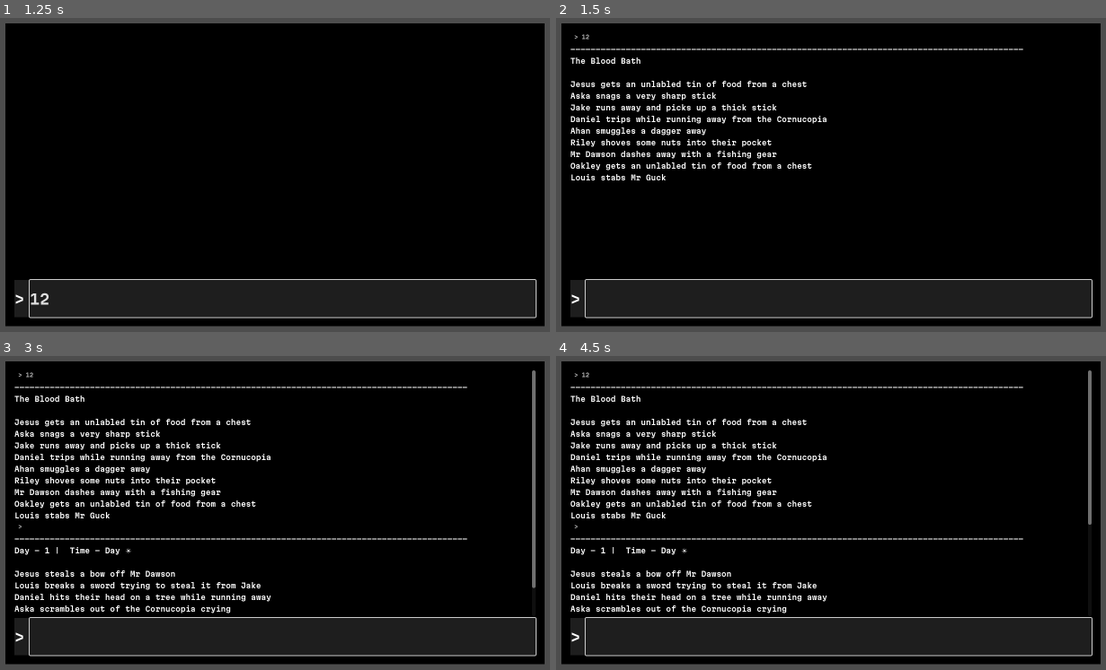
Above: before the commit, frames 1-4 (two rows, left to right).
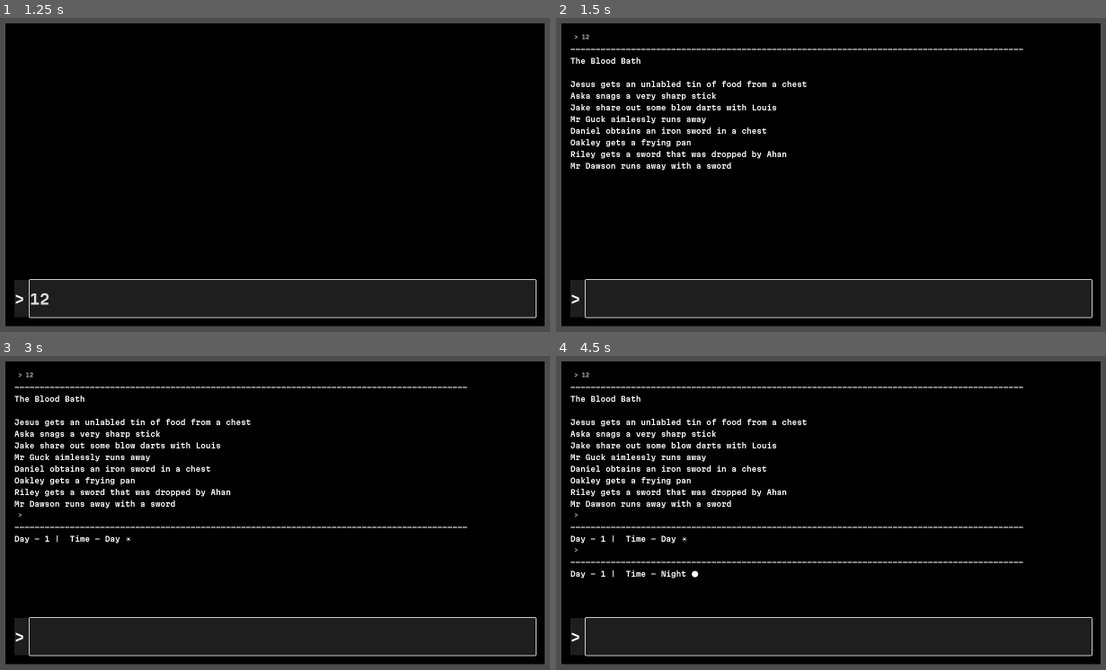
Above: after the commit, the same moments.

Repository: GelatinAndWater/Simulator
Game: Godot game, scene res://Scenes/Hunger_games.tscn
Two runs of this game, one before a commit and one after it. Both use one fixed random seed, a clock stepped at 60 frames per second and the inputs below.
Inputs (mouse positions are in pixels of both pictures, inside the frame that each line leads up to):
- Up to frame 1 (1.25 s): click (280, 297) at 0.52 s; type "12" at 0.6 s
- Up to frame 2 (1.5 s): tap Enter at 1.25 s
- Up to frame 3 (3 s): tap Space at 2 s; tap Enter at 2.75 s
- Up to frame 4 (4.5 s): tap Space at 3.5 s; tap Enter at 4.25 s

Frame 1 is identical in both runs. In frame 2, 2.6% of the frame differs, in the area x 2-50%, y 27-52%; in frame 3, 5.7%; in frame 4, 6.1%, in the area x 2-98%, y 4-82%.
Error after the commit: Invalid operands 'Nil' and 'int' in operator '<'. (res://Scenes/Hunger_games.gd:606)

Commit message:
Add files via upload

Diff:
--- a/The Simulator Bible/Scenes/Hunger_games.gd
+++ b/The Simulator Bible/Scenes/Hunger_games.gd
@@ -118,7 +118,7 @@
 var Day = 0
 var Night = false
 var listOfNumbers = [0,1,2,3,4,5,6,7,8,9]
-var listOfNumbersSimulateEventAmount = [1,1,1,1,1,2,2]
+var listOfNumbersSimulateEventAmount = [1,1,1,1,1,1,2,2,2,3]
 #Temp Varaibles
 var time
 var Response = "NULL"
@@ -178,7 +178,7 @@
 		Response += "\nThe Finale\n"
 	else:
 		Response +="\nDay - " + str(Day) + " |  Time - " + time + "\n"
-		BloodBath()
+		SimulateSeperation()
 
 	#Finish all of it off
 	input_response.set_text(new_text, Response)
@@ -593,6 +593,23 @@
 		print(BruteForceArrayGetter(TempCharacter1,"Friends"))
 		print(CharactersToSimulate)
 
+func SimulateSeperation():
+	while CharactersToSimulate != 0:
+		SimulateEventAmount = listOfNumbersSimulateEventAmount.pick_random()
+		if SimulateEventAmount > CharactersToSimulate:
+			pass
+		else:
+			if rng.randi_range(1,3) == 1:
+				TempCharacter1 = listOfNumbersTemp[rng.randi_range(0,(CharactersToSimulate-1))]
+				if BruteForceVariableGetter(TempCharacter1,"Health") < 5:
+					pass
+				elif BruteForceVariableGetter(TempCharacter1,"Hunger") < 5:
+					pass
+				elif BruteForceVariableGetter(TempCharacter1,"Sanity") < 5:
+					pass
+				elif BruteForceVariableGetter(TempCharacter1,"Might") < 5:
+					pass
+			CharactersToSimulate -= SimulateEventAmount
 func Simulate():
 	while CharactersToSimulate != 0:
 		SimulateEventAmount = listOfNumbersSimulateEventAmount.pick_random()
